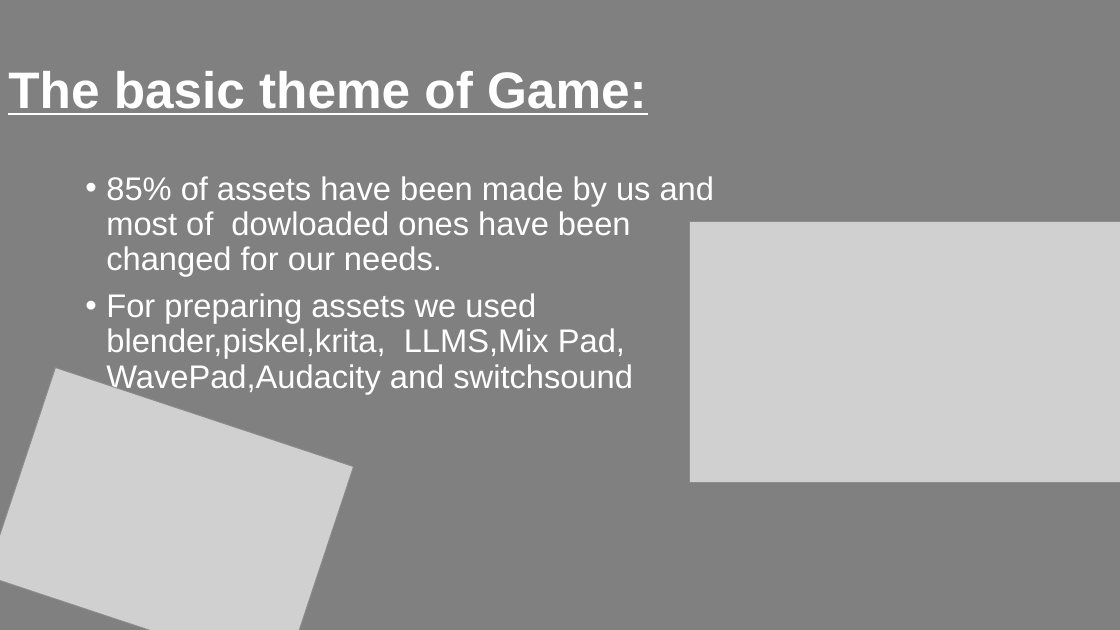
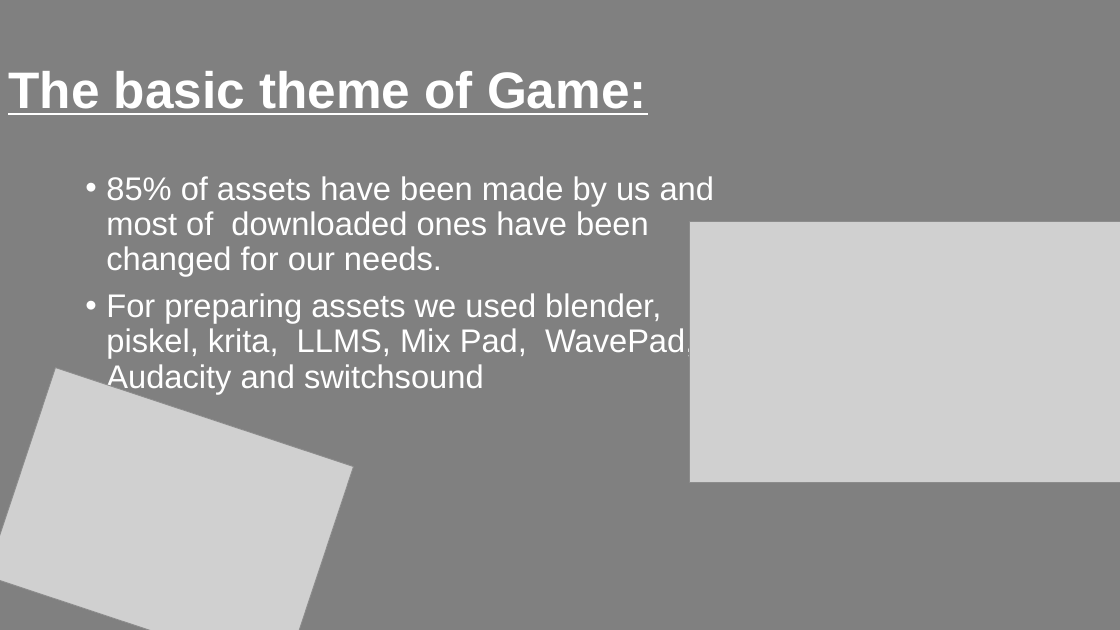
Before and after one commit to patoooplech/presovcata, a slide deck: slide 6 of beneathadventure.pptx (slide 4 before the commit). Drawn at 1120x630 pixels with LibreOffice and Linux fonts; fonts in the diff are those of the drawing; grey boxes stand for pictures; background and template pictures are left out; a plain dark background stands for a picture behind light text. Boxes give left, top, right and bottom in pixels: in the first picture for what was removed or moved away, otherwise in the second. Text is boxed around its words. In the diff, an @@ line names an element or a change of style, - is before the commit and + after.

```diff
--- a/beneathadventure.pptx
+++ b/beneathadventure.pptx
@@ background #FFFFFF to picture (left out) @@
@@ text at (x1=106, y1=176, x2=714, y2=394): text changed @@
-• 85% of assets have been made by us and most of dowloaded ones have been changed for our needs.
-• For preparing assets we used blender,piskel,krita, LLMS,Mix Pad, WavePad,Audacity and switchsound
+• 85% of assets have been made by us and most of downloaded ones have been changed for our needs.
+• For preparing assets we used blender, piskel, krita, LLMS, Mix Pad, WavePad, Audacity and switchsound
```
Also in this commit, not shown: 4 other slides changed, 5 slides added, 4 slides removed, 1 other file.
